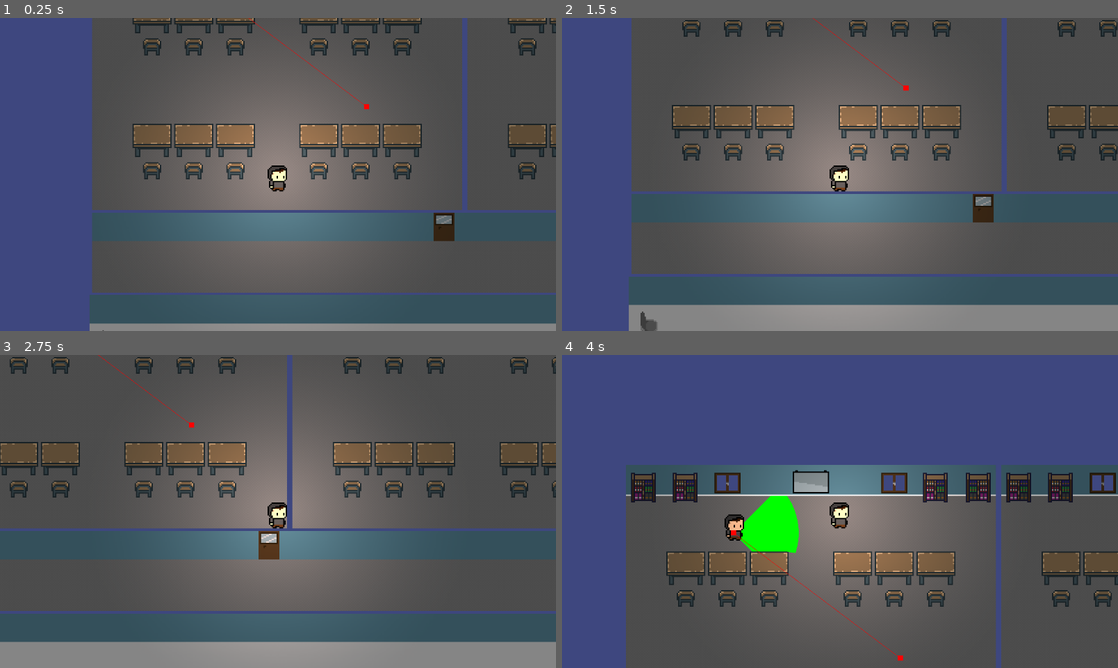
Above: before the commit, frames 1-4 (two rows, left to right).
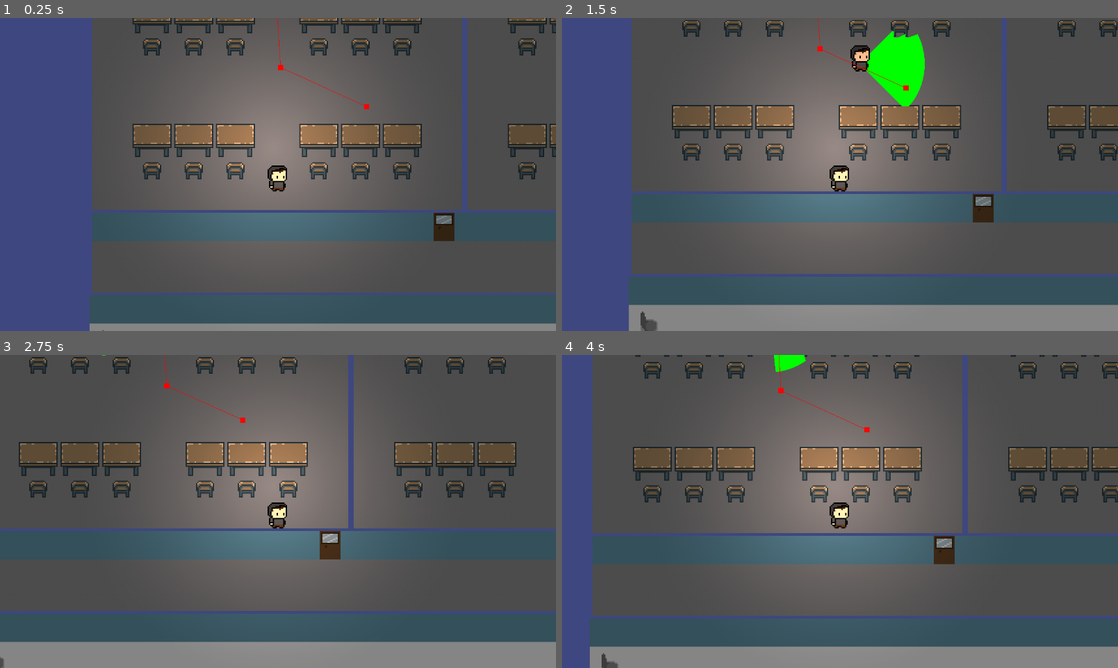
Above: after the commit, the same moments.

Repository: IndianJanos/godot-wild-jam--82
Game: Godot game, scene res://scenes/game.tscn
Same seed, same stepped clock (60 frames per second), same inputs: the game is played once before the commit and once after it. The engine's default icon, where the game draws it, is replaced by a stand-in: a white triangle on a blue panel in a dark square.
Inputs:
- Up to frame 1 (0.25 s): no input
- Up to frame 2 (1.5 s): tap Enter at 0.5 s; hold D (move_right) 0.53-1.28 s; hold S (move_down) from 1.28 s (still down)
- Up to frame 3 (2.75 s): release S (move_down) at 2.03 s; hold D (move_right) from 2.03 s (still down)
- Up to frame 4 (4 s): release D (move_right) at 2.78 s; hold W (move_up) 2.78-3.53 s; hold A (move_left) from 3.53 s (still down)

The runs differ from the first frame. In frame 1, 0.1% of the frame differs, in the area x 44-66%, y 0-36%; in frame 2, 2.1%; in frame 3, 11%; in frame 4, 69%, in the area x 5-100%, y 0-100%.

Commit message:
Good enough enemy patrolling

Diff:
--- /dev/null
+++ b/scenes/enemies/enemy.tscn
@@ -0,0 +1,37 @@
+[gd_scene load_steps=4 format=3 uid="uid://djatvehobgh17"]
+
+[ext_resource type="Script" uid="uid://bymq0ctd1hpyl" path="res://scripts/enemy.gd" id="1_8e3ao"]
+[ext_resource type="Texture2D" uid="uid://c4vik3f4g8750" path="res://assets/sprites/player0.png" id="2_38ino"]
+
+[sub_resource type="CapsuleShape2D" id="CapsuleShape2D_iywne"]
+radius = 8.0
+height = 24.0
+
+[node name="Enemy" type="CharacterBody2D" node_paths=PackedStringArray("vision_cone", "pivot")]
+script = ExtResource("1_8e3ao")
+target_node = NodePath("../Player")
+patrol_points = Array[Vector2]([Vector2(6420, 688), Vector2(6292, 592)])
+cone_length = 50.0
+vision_cone = NodePath("Pivot/Polygon2D")
+pivot = NodePath("Pivot")
+
+[node name="NavigationAgent2D" type="NavigationAgent2D" parent="."]
+path_desired_distance = 5.0
+avoidance_enabled = true
+radius = 15.0
+time_horizon_agents = 10.0
+time_horizon_obstacles = 10.0
+debug_enabled = true
+
+[node name="Pivot" type="Node2D" parent="."]
+
+[node name="Polygon2D" type="Polygon2D" parent="Pivot"]
+color = Color(0, 1, 0, 1)
+
+[node name="CollisionShape2D" type="CollisionShape2D" parent="."]
+position = Vector2(0, -4)
+shape = SubResource("CapsuleShape2D_iywne")
+
+[node name="Sprite2D" type="Sprite2D" parent="."]
+position = Vector2(1, -7)
+texture = ExtResource("2_38ino")
--- a/scenes/game.tscn
+++ b/scenes/game.tscn
@@ -1,22 +1,13 @@
-[gd_scene load_steps=10 format=4 uid="uid://bim8w7s70lfbb"]
+[gd_scene load_steps=5 format=4 uid="uid://bim8w7s70lfbb"]
 
 [ext_resource type="TileSet" uid="uid://c3xn7o75bmbg0" path="res://tile_sets/school.tres" id="1_p57ef"]
-[ext_resource type="Texture2D" uid="uid://dlr1tmmj24u3u" path="res://assets/sprites/light.png" id="1_uwrxv"]
-[ext_resource type="Texture2D" uid="uid://0hkt3ew7qjwq" path="res://icon.svg" id="1_yqjtg"]
-[ext_resource type="Script" uid="uid://cbxb2ln75d0qc" path="res://scripts/player.gd" id="2_lnu2h"]
-[ext_resource type="Texture2D" uid="uid://c4vik3f4g8750" path="res://assets/sprites/player0.png" id="4_iywne"]
-[ext_resource type="Script" uid="uid://bymq0ctd1hpyl" path="res://scripts/enemy.gd" id="4_lbhrr"]
+[ext_resource type="PackedScene" uid="uid://djatvehobgh17" path="res://scenes/enemies/enemy.tscn" id="2_lnu2h"]
+[ext_resource type="PackedScene" uid="uid://b3swthp7kvu5e" path="res://scenes/player.tscn" id="3_lbhrr"]
 
 [sub_resource type="NavigationPolygon" id="NavigationPolygon_iywne"]
-vertices = PackedVector2Array(274.031, 196.328, 10, 196.328, 10, 10, 274.031, 10)
-polygons = Array[PackedInt32Array]([PackedInt32Array(0, 1, 2, 3)])
-outlines = Array[PackedVector2Array]([PackedVector2Array(-0.000488281, 0, 284.031, 0, 284.031, 206.33, -0.000488281, 206.33)])
-
-[sub_resource type="RectangleShape2D" id="RectangleShape2D_lnu2h"]
-size = Vector2(25, 721)
-
-[sub_resource type="RectangleShape2D" id="RectangleShape2D_yqjtg"]
-size = Vector2(15, 20)
+vertices = PackedVector2Array(138.023, 196.102, 274.031, 196.328, 10, 196.328, 22.0078, 196.102, 266.031, 94.9609, 266.031, 30.4531, 274.031, 10, 266.031, 192.047, 150.023, 192.047, 10, 10, 146.023, 30.4531, 146.023, 94.9609, 150.023, 127.547, 138.023, 127.547, 142.023, 94.9609, 22.0078, 127.547, 142.023, 30.4531, 22.0078, 30.4531, 266.031, 127.547, 22.0078, 94.9609)
+polygons = Array[PackedInt32Array]([PackedInt32Array(0, 1, 2, 3), PackedInt32Array(4, 5, 6, 1), PackedInt32Array(7, 1, 0, 8), PackedInt32Array(9, 6, 5, 10), PackedInt32Array(11, 12, 8, 0, 13, 14), PackedInt32Array(3, 2, 9, 15), PackedInt32Array(10, 11, 14, 16), PackedInt32Array(9, 10, 16), PackedInt32Array(9, 16, 17), PackedInt32Array(1, 7, 18), PackedInt32Array(4, 1, 18), PackedInt32Array(4, 18, 12, 11), PackedInt32Array(19, 14, 13, 15), PackedInt32Array(19, 15, 9), PackedInt32Array(19, 9, 17)])
+outlines = Array[PackedVector2Array]([PackedVector2Array(0.00244141, -0.000183105, 32.0338, -0.000160217, 32.0059, 40.4567, 32.0059, 84.9591, 132.017, 84.9591, 132.017, 40.4567, 32.0059, 40.4567, 32.0059, -0.000183105, 156.02, -0.000183105, 156.02, 40.4567, 156.02, 84.9591, 256.031, 84.9591, 256.031, 40.4567, 156.02, 40.4567, 156.02, -0.000183105, 284.031, 0, 284.034, 137.553, 256.031, 137.553, 160.02, 137.553, 160.02, 182.055, 256.031, 182.055, 256.031, 137.553, 284.034, 137.553, 284.031, 206.33, 128.017, 206.33, 128.017, 186.101, 128.017, 137.553, 32.0059, 137.553, 32.0059, 186.101, 128.017, 186.101, 128.017, 206.33, -0.000488281, 206.33)])
 
 [node name="Game" type="Node2D"]
 
@@ -35,86 +26,8 @@
 position = Vector2(6208.68, 570.441)
 navigation_polygon = SubResource("NavigationPolygon_iywne")
 
-[node name="Background" type="Sprite2D" parent="."]
-position = Vector2(637, 357.5)
-scale = Vector2(9.92188, 5.57031)
-texture = ExtResource("1_yqjtg")
+[node name="Enemy" parent="." instance=ExtResource("2_lnu2h")]
+position = Vector2(6292, 592)
 
-[node name="Wall2" type="StaticBody2D" parent="."]
-position = Vector2(1257, 2)
-
-[node name="Sprite2D" type="Sprite2D" parent="Wall2"]
-position = Vector2(14.25, 357.5)
-scale = Vector2(0.183594, 5.57031)
-texture = ExtResource("1_yqjtg")
-
-[node name="PointLight2D" type="PointLight2D" parent="Wall2"]
-position = Vector2(14.25, 357.5)
-scale = Vector2(0.367187, 11.1406)
-color = Color(0.999999, 0.813079, 0.750217, 1)
-texture = ExtResource("1_uwrxv")
-
-[node name="CollisionShape2D" type="CollisionShape2D" parent="Wall2"]
-position = Vector2(13.5, 361.5)
-shape = SubResource("RectangleShape2D_lnu2h")
-
-[node name="Enemy" type="CharacterBody2D" parent="." node_paths=PackedStringArray("vision_cone", "pivot")]
-position = Vector2(6292, 592)
-script = ExtResource("4_lbhrr")
-target_node = NodePath("../Player")
-patrol_points = Array[Vector2]([Vector2(6420, 688), Vector2(6292, 592)])
-cone_length = 50.0
-vision_cone = NodePath("Pivot/Polygon2D")
-pivot = NodePath("Pivot")
-
-[node name="NavigationAgent2D" type="NavigationAgent2D" parent="Enemy"]
-debug_enabled = true
-
-[node name="Pivot" type="Node2D" parent="Enemy"]
-
-[node name="Polygon2D" type="Polygon2D" parent="Enemy/Pivot"]
-color = Color(0, 1, 0, 1)
-
-[node name="CollisionShape2D" type="CollisionShape2D" parent="Enemy"]
-position = Vector2(0, -4)
-shape = SubResource("RectangleShape2D_yqjtg")
-
-[node name="Sprite2D" type="Sprite2D" parent="Enemy"]
-position = Vector2(1, -7)
-texture = ExtResource("4_iywne")
-
-[node name="Wall" type="StaticBody2D" parent="."]
-
-[node name="Sprite2D" type="Sprite2D" parent="Wall"]
-position = Vector2(14.25, 357.5)
-scale = Vector2(0.183594, 5.57031)
-texture = ExtResource("1_yqjtg")
-
-[node name="PointLight2D" type="PointLight2D" parent="Wall"]
-position = Vector2(14.25, 357.5)
-scale = Vector2(0.367187, 11.1406)
-color = Color(0.999999, 0.813079, 0.750217, 1)
-texture = ExtResource("1_uwrxv")
-
-[node name="CollisionShape2D" type="CollisionShape2D" parent="Wall"]
-position = Vector2(13.5, 361.5)
-shape = SubResource("RectangleShape2D_lnu2h")
-
-[node name="Player" type="CharacterBody2D" parent="."]
+[node name="Player" parent="." instance=ExtResource("3_lbhrr")]
 position = Vector2(6352, 740)
-script = ExtResource("2_lnu2h")
-speed = 15000.0
-
-[node name="Sprite2D" type="Sprite2D" parent="Player"]
-texture = ExtResource("4_iywne")
-
-[node name="PointLight2D" type="PointLight2D" parent="Player"]
-color = Color(0.999999, 0.813079, 0.750217, 1)
-texture = ExtResource("1_uwrxv")
-
-[node name="CollisionShape2D" type="CollisionShape2D" parent="Player"]
-position = Vector2(-0.5, 3)
-shape = SubResource("RectangleShape2D_yqjtg")
-
-[node name="Camera2D" type="Camera2D" parent="Player"]
-zoom = Vector2(3, 3)
--- /dev/null
+++ b/scenes/player.tscn
@@ -0,0 +1,27 @@
+[gd_scene load_steps=5 format=3 uid="uid://b3swthp7kvu5e"]
+
+[ext_resource type="Script" uid="uid://cbxb2ln75d0qc" path="res://scripts/player.gd" id="1_qhqgy"]
+[ext_resource type="Texture2D" uid="uid://c4vik3f4g8750" path="res://assets/sprites/player0.png" id="2_dqkch"]
+[ext_resource type="Texture2D" uid="uid://dlr1tmmj24u3u" path="res://assets/sprites/light.png" id="3_qlg0r"]
+
+[sub_resource type="RectangleShape2D" id="RectangleShape2D_yqjtg"]
+size = Vector2(15, 20)
+
+[node name="Player" type="CharacterBody2D"]
+script = ExtResource("1_qhqgy")
+speed = 100.0
+
+[node name="Sprite2D" type="Sprite2D" parent="."]
+texture = ExtResource("2_dqkch")
+
+[node name="PointLight2D" type="PointLight2D" parent="."]
+position = Vector2(-4, -20)
+color = Color(0.999999, 0.813079, 0.750217, 1)
+texture = ExtResource("3_qlg0r")
+
+[node name="CollisionShape2D" type="CollisionShape2D" parent="."]
+position = Vector2(-0.5, 3)
+shape = SubResource("RectangleShape2D_yqjtg")
+
+[node name="Camera2D" type="Camera2D" parent="."]
+zoom = Vector2(3, 3)
--- a/scripts/enemy.gd
+++ b/scripts/enemy.gd
@@ -31,10 +31,10 @@
 
 	var direction = global_position.direction_to(nav_agent.get_next_path_position())
 	nav_agent.velocity = direction * speed
-	move_and_slide()
 
 func _on_velocity_computed(safe_velocity: Vector2) -> void:
 	velocity = velocity.move_toward(safe_velocity, 100)
+	move_and_slide()
 
 func update_vision_cone():
 	var points: Array[Vector2] = [Vector2.ZERO]
--- a/scripts/player.gd
+++ b/scripts/player.gd
@@ -11,5 +11,5 @@
 	if input_vector.length_squared() > 0:
 		input_vector = input_vector.normalized()
 
-	velocity = input_vector * speed * delta
+	velocity = input_vector * speed
 	move_and_slide()
